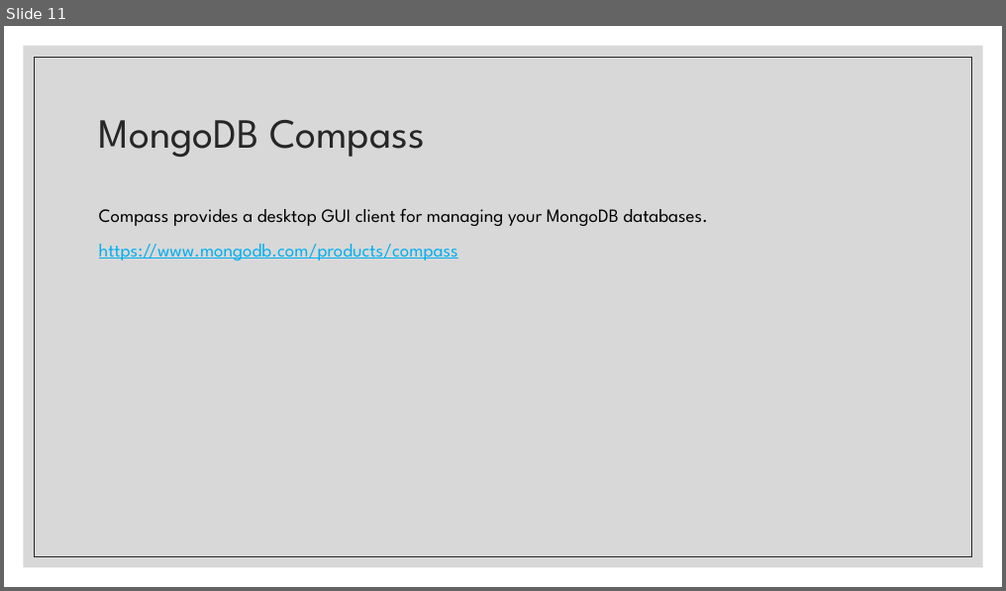
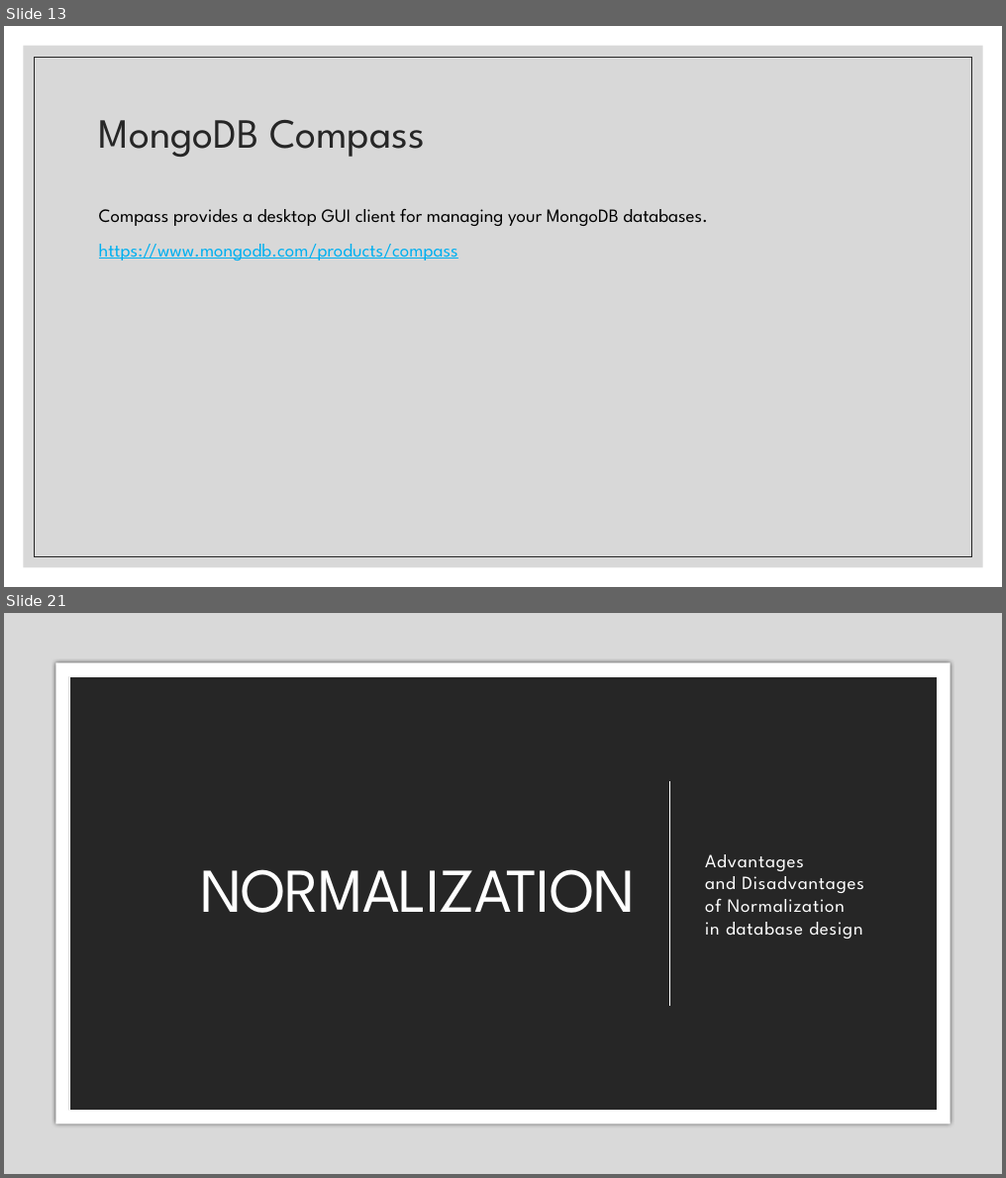
Before and after one commit to zackstotts/base-node-curriculum, a slide deck: unit_03/slides/01 Intro to MongoDB.pptx. Shown one above the other, each under a label of ours: slide 11 before the commit, slides 13 and 21 after it; the slides between them are not shown. The pictures are 1006x591 and 1006x1178 pixels, drawn with LibreOffice and Linux fonts; fonts in the diff are those of the drawing. Boxes give left, top, right and bottom in pixels: in the first picture for what was removed or moved away, otherwise in the second. Text is boxed around its words. In the diff, an @@ line names an element or a change of style, - is before the commit and + after.

```diff
--- a/unit_03/slides/01 Intro to MongoDB.pptx
+++ b/unit_03/slides/01 Intro to MongoDB.pptx
@@ slide 21 added at [4, 613, 1002, 1174], background #000000 @@
@@ rectangle added at [4, 613, 1002, 1174], fill #D9D9D9 @@
@@ rectangle added at [55, 663, 950, 1124], fill #FFFFFF @@
@@ rectangle added at [69, 676, 937, 1111], fill #262626, outline #FFFFFF 0.5 pt @@
@@ rectangle added at [111, 717, 895, 1069], fill #000000 @@
@@ line added from (669, 781) to (669, 1006), #FFFFFF 1 pt @@
@@ title added at [200, 869, 636, 913], 60 pt, text #FFFFFF @@
+NORMALIZATION
@@ text added at [705, 855, 864, 939], 18 pt, text #FFFFFF @@
+Advantages
+and Disadvantages
+of Normalization
+in database design
@@ what was slide 11 is now slide 13 @@
```
Also in this commit, not shown: 8 slides changed, 27 other slides added, 2 slides removed.
